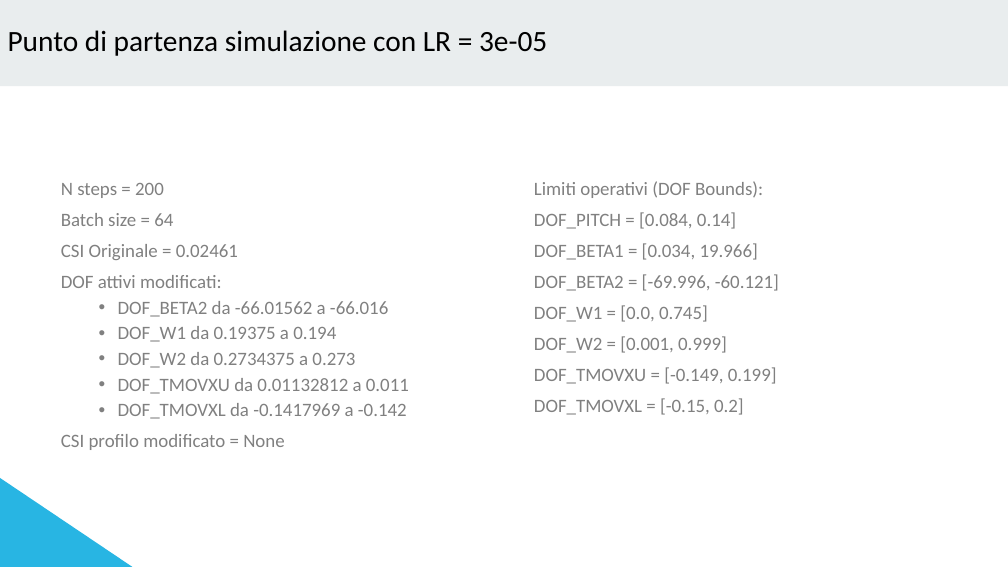
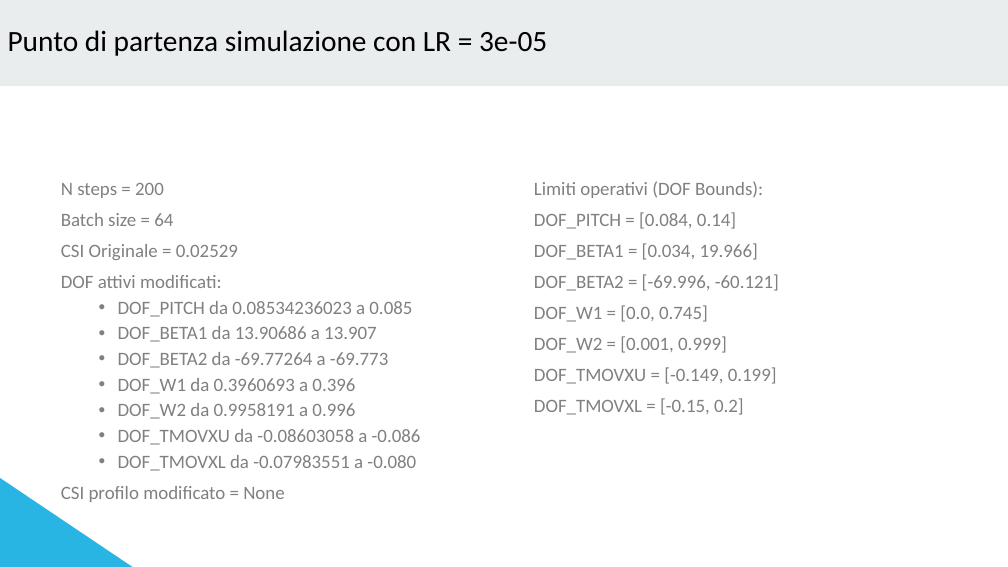
Before and after one commit to pecchiari1935822/Pecchiari_Reinforcement_Learning, a slide deck: slide 3 of Report_Simulazioni_PPO.pptx. Drawn at 1008x567 pixels with LibreOffice and Linux fonts; fonts in the diff are those of the drawing. Boxes give left, top, right and bottom in pixels: in the first picture for what was removed or moved away, otherwise in the second. Text is boxed around its words. In the diff, an @@ line names an element or a change of style, - is before the commit and + after.

```diff
--- a/Report_Simulazioni_PPO.pptx
+++ b/Report_Simulazioni_PPO.pptx
@@ text at (61,244,238,260): text changed @@
-CSI Originale = 0.02461
+CSI Originale = 0.02529
@@ text at (118,301,421,471): text changed @@
-  • DOF_BETA2 da -66.01562 a -66.016
-  • DOF_W1 da 0.19375 a 0.194
-  • DOF_W2 da 0.2734375 a 0.273
-  • DOF_TMOVXU da 0.01132812 a 0.011
-  • DOF_TMOVXL da -0.1417969 a -0.142
+  • DOF_PITCH da 0.08534236023 a 0.085
+  • DOF_BETA1 da 13.90686 a 13.907
+  • DOF_BETA2 da -69.77264 a -69.773
+  • DOF_W1 da 0.3960693 a 0.396
+  • DOF_W2 da 0.9958191 a 0.996
+  • DOF_TMOVXU da -0.08603058 a -0.086
+  • DOF_TMOVXL da -0.07983551 a -0.080
```
Also in this commit, not shown: 3 other slides changed, 11 other files.
